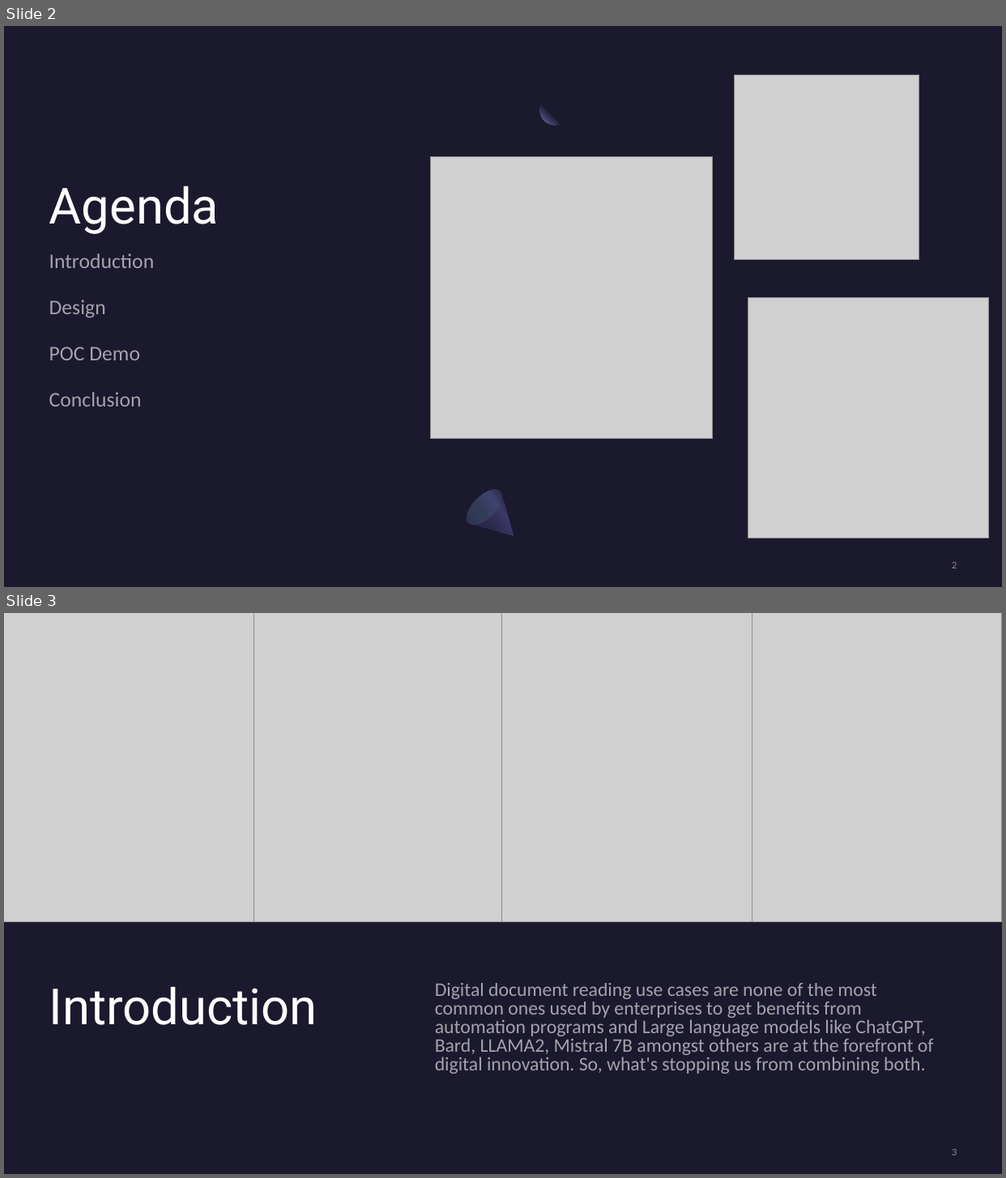
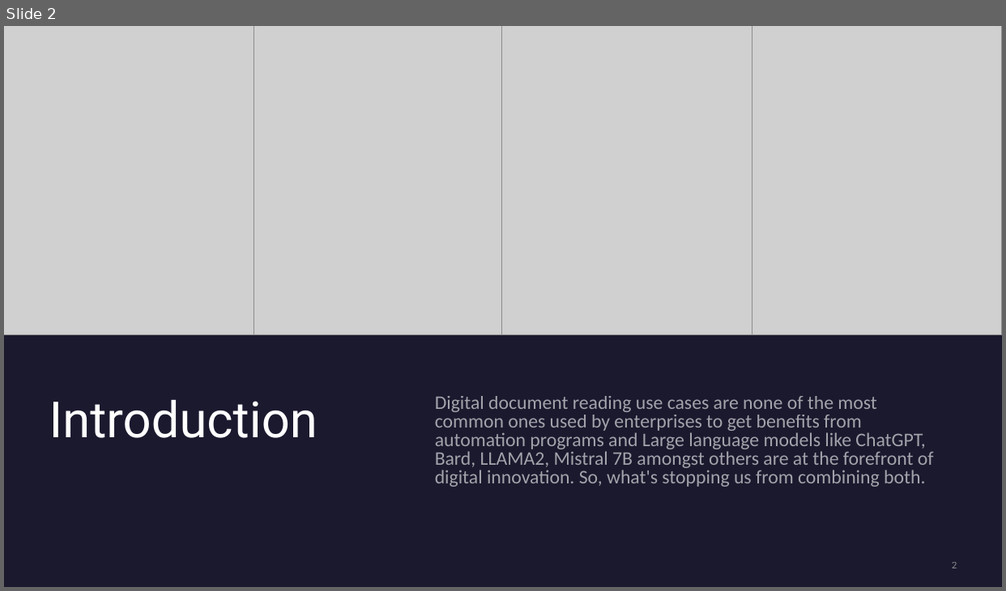
Before and after one commit to ashz30/LLMDocumentReading, a slide deck: Presentation/LLM based Document Information Extraction.pptx. Shown one above the other, each under a label of ours: slides 2 and 3 before the commit, slide 2 after it. The pictures are 1006x1178 and 1006x591 pixels, drawn with LibreOffice and Linux fonts; fonts in the diff are those of the drawing; grey boxes stand for pictures. Boxes give left, top, right and bottom in pixels: in the first picture for what was removed or moved away, otherwise in the second. Text is boxed around its words. In the diff, an @@ line names an element or a change of style, - is before the commit and + after.

```diff
--- a/Presentation/LLM based Document Information Extraction.pptx
+++ b/Presentation/LLM based Document Information Extraction.pptx
@@ slide 2 removed at [4,26,1002,587], background #1B192E @@
@@ ellipse removed at [540,96,569,125] @@
@@ picture removed at [734,75,919,260] @@
@@ picture removed at [431,157,713,439] @@
@@ title removed at [49,186,219,234] @@
-Agenda
@@ text removed at [49,254,155,407] @@
-Introduction
-Design
-POC Demo
-Conclusion
@@ picture removed at [748,298,988,539] @@
@@ ellipse removed at [461,484,508,531] @@
@@ freeform shape removed at [462,484,530,552] @@
@@ page number removed at [952,562,957,569] @@
-2
@@ what was slide 3 is now slide 2 @@
```
Also in this commit, not shown: 3 other files.
